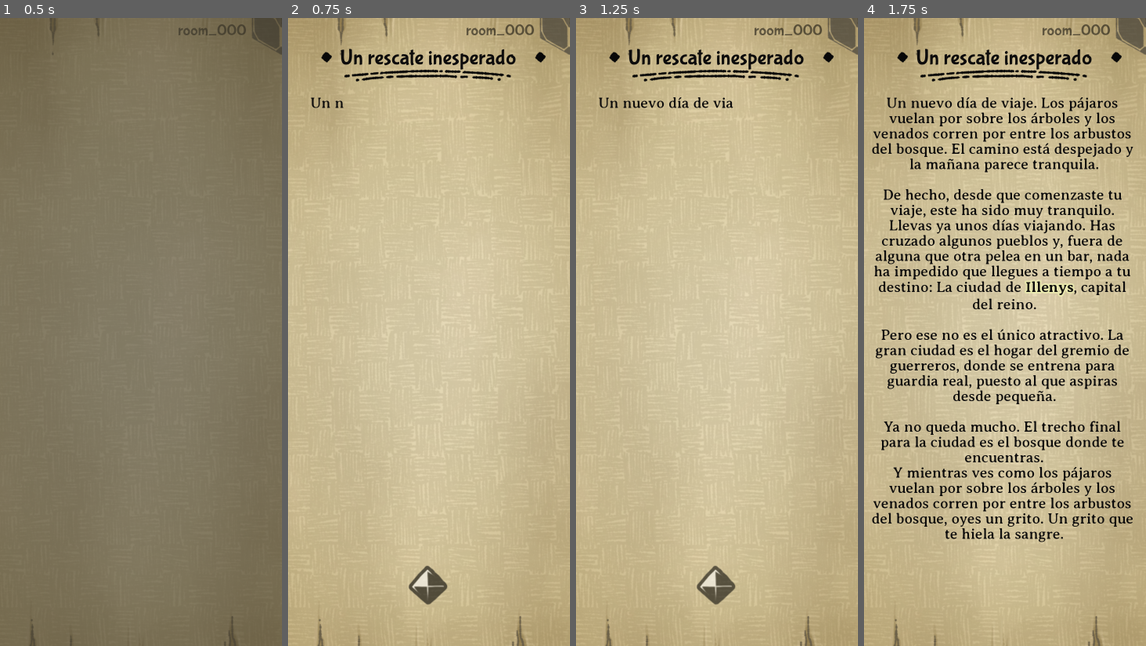
Above: before the commit, frames 1-4 (left to right).
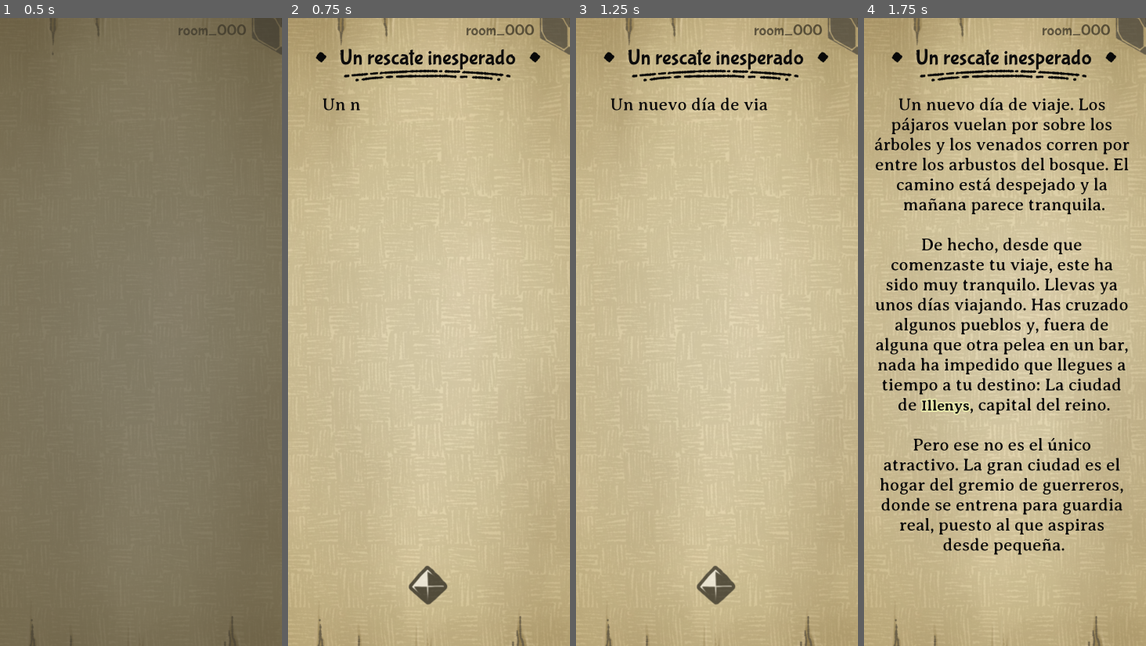
Above: after the commit, the same moments.

Repository: GabrielCancro/gamebook_dungeon
Game: Godot game, scene res://adventure_core/Adventure.tscn
Two runs of this game, one before a commit and one after it. Both use one fixed random seed, a clock stepped at 60 frames per second and the inputs below. This scene is started directly instead of the project's main scene.
Inputs (mouse positions are in pixels of both pictures, inside the frame that each line leads up to):
- Up to frame 1 (0.5 s): no input
- Up to frame 2 (0.75 s): move the mouse to (491, 300) at 0.52 s; click (491, 300) at 0.67 s
- Up to frame 3 (1.25 s): no input
- Up to frame 4 (1.75 s): click (1005, 583) at 1.25 s

Frame 1 is identical in both runs. In frame 2, 0.7% of the frame differs, in the area x 8-92%, y 4-15%; in frame 3, 1.1%; in frame 4, 23%, in the area x 2-96%, y 4-86%.

Commit message:
update

Diff:
--- a/adventure_core/ActionLine.gd
+++ b/adventure_core/ActionLine.gd
@@ -1,4 +1,4 @@
-extends Label
+extends Control
 
 var data
 signal on_click
@@ -7,12 +7,13 @@
 # Called when the node enters the scene tree for the first time.
 func _ready():
 	$Button.connect("button_down",self,"onClick")
+	rect_min_size.y = (1+floor($Desc.text.length()/28)) * 30 + 30
+	print(rect_min_size.y)
 
 func set_node_data(_data):
 	print("NODE",_data)
 	data = _data
-	text = data.text
-	$Desc.text = text
+	$Desc.text = _data.text
 	rect_pivot_offset = rect_size/2
 
 	if "isNew" in data && data.isNew:
--- a/adventure_core/ActionLine.tscn
+++ b/adventure_core/ActionLine.tscn
@@ -5,39 +5,27 @@
 [ext_resource path="res://assets/ui/dices_icon_1.png" type="Texture" id=3]
 [ext_resource path="res://assets/ui/GlowDecisiones.png" type="Texture" id=4]
 
-[node name="ActionLine" type="Label"]
-anchor_right = 0.924
-anchor_bottom = 0.042
-margin_right = 0.36792
-margin_bottom = -2.2
+[node name="ActionLine" type="Control"]
+anchor_right = 1.0
+margin_bottom = 60.0
 rect_min_size = Vector2( 0, 60 )
 rect_pivot_offset = Vector2( 386, 64 )
-custom_colors/font_color = Color( 0.196078, 0.196078, 0.196078, 1 )
-custom_fonts/font = ExtResource( 1 )
-text = "Acercarme al guardia y pedir ayuda"
-align = 1
-valign = 1
-autowrap = true
 script = ExtResource( 2 )
 
 [node name="bg" type="ColorRect" parent="."]
-visible = false
 anchor_right = 1.0
 anchor_bottom = 1.0
-margin_left = -10.0
-margin_top = -9.0
-margin_right = 12.0
-margin_bottom = 9.0
 rect_pivot_offset = Vector2( 384, 683 )
 mouse_filter = 2
+color = Color( 0.988235, 1, 0.670588, 0.156863 )
 
 [node name="TextureRect" type="TextureRect" parent="."]
 anchor_right = 1.0
 anchor_bottom = 1.0
-margin_left = -53.0
-margin_top = -39.0
-margin_right = 69.168
-margin_bottom = 39.668
+margin_left = -59.0
+margin_top = -44.0
+margin_right = 62.0
+margin_bottom = 53.0
 mouse_filter = 2
 texture = ExtResource( 4 )
 expand = true
@@ -45,33 +33,34 @@
 [node name="Desc" type="Label" parent="."]
 anchor_right = 1.0
 anchor_bottom = 1.0
+margin_left = 24.0
+margin_right = -61.0
 rect_pivot_offset = Vector2( 355, 62 )
 custom_colors/font_color = Color( 0.196078, 0.196078, 0.196078, 1 )
 custom_fonts/font = ExtResource( 1 )
-text = "Acercarme al guardia y pedir ayuda"
+text = "1234567890123456789012345678"
 align = 1
 valign = 1
 autowrap = true
 
 [node name="Button" type="Button" parent="."]
 modulate = Color( 1, 1, 1, 0.47451 )
-anchor_left = 0.5
-anchor_right = 0.5
+anchor_right = 1.0
 anchor_bottom = 1.0
-margin_left = -348.416
-margin_right = 374.584
+margin_top = -2.0
+margin_bottom = 7.0
 focus_mode = 0
 flat = true
 
 [node name="diceIcon" type="TextureRect" parent="."]
 anchor_left = 1.0
-anchor_top = 1.0
+anchor_top = 0.5
 anchor_right = 1.0
-anchor_bottom = 1.0
-margin_left = -2.0
-margin_top = -45.0
-margin_right = 59.0
-margin_bottom = 14.0
+anchor_bottom = 0.5
+margin_left = -65.0
+margin_top = -29.5
+margin_right = -4.0
+margin_bottom = 29.5
 mouse_filter = 2
 texture = ExtResource( 3 )
 expand = true
--- a/adventure_core/Adventure.tscn
+++ b/adventure_core/Adventure.tscn
@@ -46,10 +46,9 @@
 font_data = ExtResource( 5 )
 
 [sub_resource type="DynamicFont" id=5]
-size = 38
+size = 44
 outline_color = Color( 0.788235, 0.729412, 0.568627, 1 )
 use_filter = true
-extra_spacing_bottom = -5
 font_data = ExtResource( 3 )
 
 [node name="Adventure" type="Control"]
@@ -108,13 +107,13 @@
 [node name="VBox" type="VBoxContainer" parent="Narrator"]
 anchor_left = 0.5
 anchor_right = 0.5
-margin_left = -344.0
-margin_right = 347.0
+margin_left = -331.5
+margin_right = 331.5
 margin_bottom = 752.0
 custom_constants/separation = 25
 
 [node name="Title" type="Control" parent="Narrator/VBox"]
-margin_right = 691.0
+margin_right = 663.0
 margin_bottom = 100.0
 rect_min_size = Vector2( 0, 100 )
 
@@ -160,7 +159,7 @@
 
 [node name="Image" type="TextureRect" parent="Narrator/VBox"]
 margin_top = 125.0
-margin_right = 691.0
+margin_right = 663.0
 margin_bottom = 425.0
 rect_min_size = Vector2( 0, 300 )
 texture = ExtResource( 22 )
@@ -194,8 +193,8 @@
 
 [node name="Desc" type="RichTextLabel" parent="Narrator/VBox"]
 margin_top = 450.0
-margin_right = 691.0
-margin_bottom = 651.0
+margin_right = 663.0
+margin_bottom = 705.0
 custom_colors/default_color = Color( 0.054902, 0.0509804, 0.0509804, 1 )
 custom_fonts/bold_font = SubResource( 6 )
 custom_fonts/normal_font = SubResource( 5 )
@@ -268,41 +267,38 @@
 anchor_top = 1.0
 anchor_right = 0.5
 anchor_bottom = 1.0
-margin_left = -351.5
+margin_left = -360.5
 margin_top = -828.0
-margin_right = 317.5
+margin_right = 357.5
 margin_bottom = -90.0
 rect_min_size = Vector2( 650, 0 )
-custom_constants/separation = 36
+custom_constants/separation = 33
 alignment = 2
 
 [node name="Line" type="TextureRect" parent="Desitions/Options"]
-margin_top = 425.0
-margin_right = 669.0
-margin_bottom = 450.0
+margin_top = 434.0
+margin_right = 718.0
+margin_bottom = 459.0
 rect_min_size = Vector2( 0, 25 )
 texture = ExtResource( 4 )
 stretch_mode = 6
 
 [node name="Desc" parent="Desitions/Options" instance=ExtResource( 13 )]
 anchor_right = 0.0
-anchor_bottom = 0.0
-margin_top = 486.0
-margin_right = 669.0
-margin_bottom = 546.0
+margin_top = 492.0
+margin_right = 718.0
+margin_bottom = 552.0
 
 [node name="Desc2" parent="Desitions/Options" instance=ExtResource( 13 )]
 anchor_right = 0.0
-anchor_bottom = 0.0
-margin_top = 582.0
-margin_right = 669.0
-margin_bottom = 642.0
+margin_top = 585.0
+margin_right = 718.0
+margin_bottom = 645.0
 
 [node name="Desc3" parent="Desitions/Options" instance=ExtResource( 13 )]
 anchor_right = 0.0
-anchor_bottom = 0.0
 margin_top = 678.0
-margin_right = 669.0
+margin_right = 718.0
 margin_bottom = 738.0
 
 [node name="MenuInv" parent="." instance=ExtResource( 1 )]
--- a/adventure_core/DicesResults.tscn
+++ b/adventure_core/DicesResults.tscn
@@ -18,7 +18,7 @@
 font_data = ExtResource( 6 )
 
 [sub_resource type="DynamicFont" id=17]
-size = 48
+size = 46
 outline_size = 2
 outline_color = Color( 0.698039, 0.698039, 0.698039, 1 )
 font_data = ExtResource( 2 )
--- a/adventure_core/Font_ActionLine.tres
+++ b/adventure_core/Font_ActionLine.tres
@@ -3,8 +3,8 @@
 [ext_resource path="res://font/FONT_1 R AveriaSerifLibre-Regular.ttf" type="DynamicFontData" id=1]
 
 [resource]
-size = 40
+size = 42
 use_filter = true
 extra_spacing_top = -5
-extra_spacing_bottom = -10
+extra_spacing_bottom = -5
 font_data = ExtResource( 1 )
--- a/adventures/adv_test/room_000.gd
+++ b/adventures/adv_test/room_000.gd
@@ -2,15 +2,13 @@
 
 var room_data = {
 	"name": "Prologo",
-	"is_auto_next":"room_001",
+	"is_auto_next":"room_000b",
 	"room_id": null,
 	"image": null,
 	"title": "Un rescate inesperado",
 	"desc": """Un nuevo día de viaje. Los pájaros vuelan por sobre los árboles y los venados corren por entre los arbustos del bosque. El camino está despejado y la mañana parece tranquila.
 	\nDe hecho, desde que comenzaste tu viaje, este ha sido muy tranquilo. Llevas ya unos días viajando. Has cruzado algunos pueblos y, fuera de alguna que otra pelea en un bar, nada ha impedido que llegues a tiempo a tu destino: La ciudad de [b]Illenys[/b], capital del reino.
 	\nPero ese no es el único atractivo. La gran ciudad es el hogar del gremio de guerreros, donde se entrena para guardia real, puesto al que aspiras desde pequeña.
-	\nYa no queda mucho. El trecho final para la ciudad es el bosque donde te encuentras.
-	Y mientras ves como los pájaros vuelan por sobre los árboles y los venados corren por entre los arbustos del bosque, oyes un grito. Un grito que te hiela la sangre.
 	""",
 	"actions": {}
 }
--- /dev/null
+++ b/adventures/adv_test/room_000b.gd
@@ -0,0 +1,16 @@
+extends Node
+
+var room_data = {
+	"name": "Prologo2",
+	"is_auto_next":"room_001",
+	"room_id": null,
+	"image": null,
+	"title": "Un rescate inesperado",
+	"desc": """\nYa no queda mucho. El trecho final para la ciudad es el bosque donde te encuentras.
+	\nY mientras ves como los pájaros vuelan por sobre los árboles y los venados corren por entre los arbustos del bosque, oyes un grito. Un grito que te hiela la sangre ...
+	""",
+	"actions": {}
+}
+
+func on_click_node(node_data,node_id):
+	print("CLICK IN",node_data)
--- a/adventures/adv_test/room_001.gd
+++ b/adventures/adv_test/room_001.gd
@@ -8,7 +8,7 @@
 		No dudas en correr en su dirección.
 		El grito te guía a través de los árboles fuera del camino.
 		\nCuando llegas te encuentras con un guardia herido. Es un guardia Real.
-		Aún sigue con vida y te pide ayuda.
+		\nAún sigue con vida y te pide ayuda.
 	""",
 	"actions": {
 		"n1":{ "text":"Habla con el guardia" },
--- a/project.godot
+++ b/project.godot
@@ -23,8 +23,8 @@
 
 window/size/width=720
 window/size/height=1600
-window/size/test_width=270
-window/size/test_height=600
+window/size/test_width=200
+window/size/test_height=480
 window/handheld/orientation="portrait"
 window/stretch/mode="viewport"
 window/stretch/aspect="expand"
Not shown, added: INFO FONTS.txt
